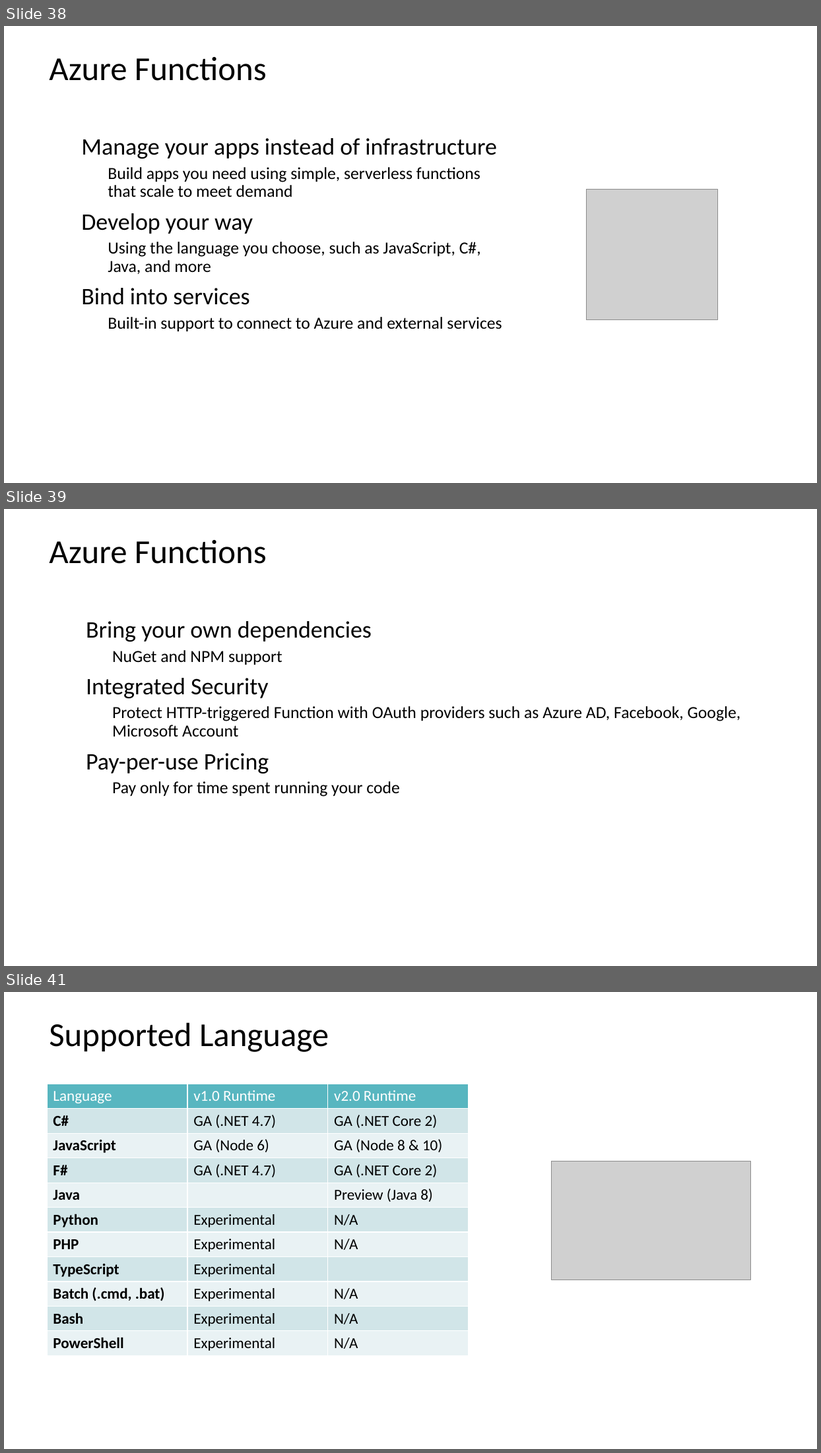
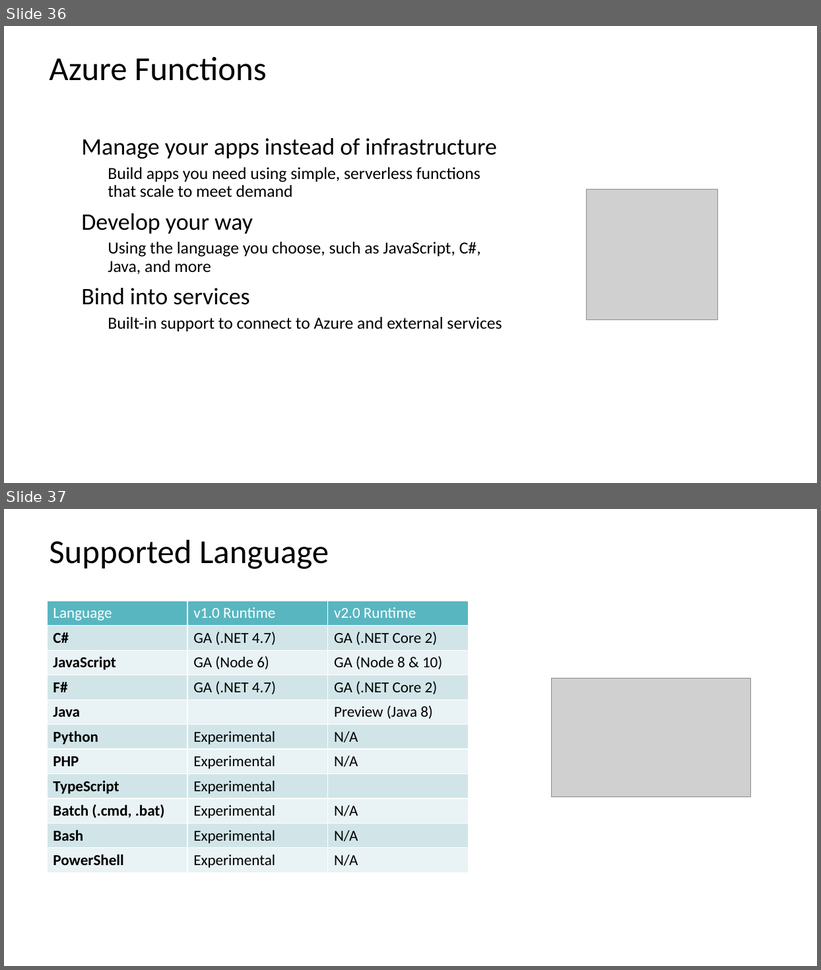
Before and after one commit to warrendt/cloudfridays, a slide deck: content/Azure Fundamentals/1. Understand cloud concepts/2. The differences between Iaas, Paas and Saas.pptx. Shown one above the other, each under a label of ours: slides 38, 39 and 41 before the commit, slides 36 and 37 after it; the slides between them are not shown. The pictures are 821x1453 and 821x970 pixels, drawn with LibreOffice and Linux fonts; fonts in the diff are those of the drawing; grey boxes stand for pictures; background and template pictures are left out. Boxes give left, top, right and bottom in pixels: in the first picture for what was removed or moved away, otherwise in the second. Text is boxed around its words. In the diff, an @@ line names an element or a change of style, - is before the commit and + after.

```diff
--- a/content/Azure Fundamentals/1. Understand cloud concepts/2. The differences between Iaas, Paas and Saas.pptx
+++ b/content/Azure Fundamentals/1. Understand cloud concepts/2. The differences between Iaas, Paas and Saas.pptx
@@ slide 39 removed at (4, 509, 817, 966), background #FFFFFF @@
@@ title removed at (49, 540, 267, 564) @@
-Azure Functions
@@ text removed at (86, 621, 741, 797) @@
-• Bring your own dependencies
-  • NuGet and NPM support
-• Integrated Security
-  • Protect HTTP-triggered Function with OAuth providers such as Azure AD, Facebook, Google, Microsoft Account
-• Pay-per-use Pricing
-  • Pay only for time spent running your code
@@ what was slide 38 is now slide 36 @@
@@ what was slide 41 is now slide 37 @@
```
Also in this commit, not shown: 1 slide changed, 4 other slides removed, 1 other file.
